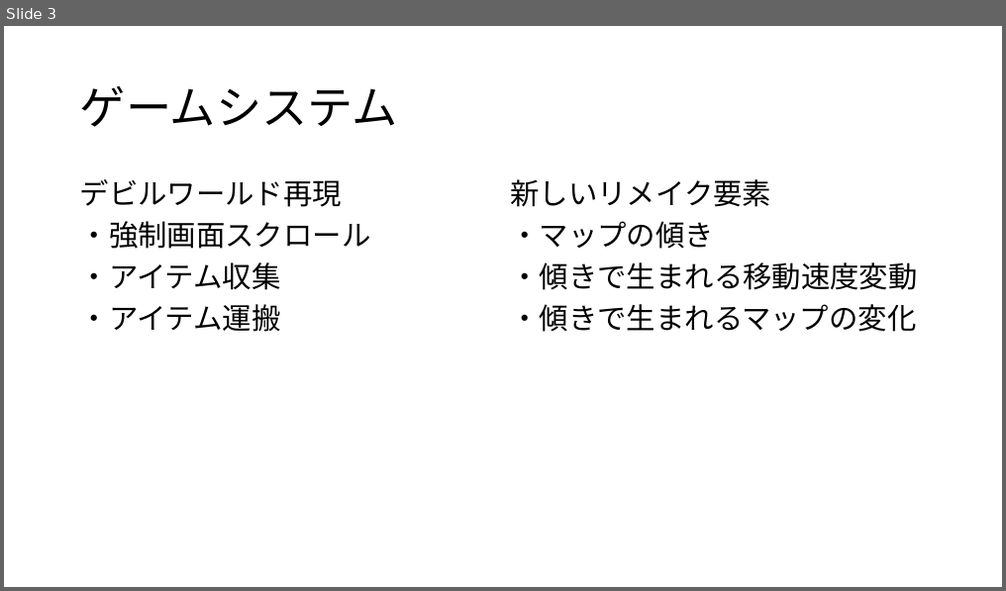
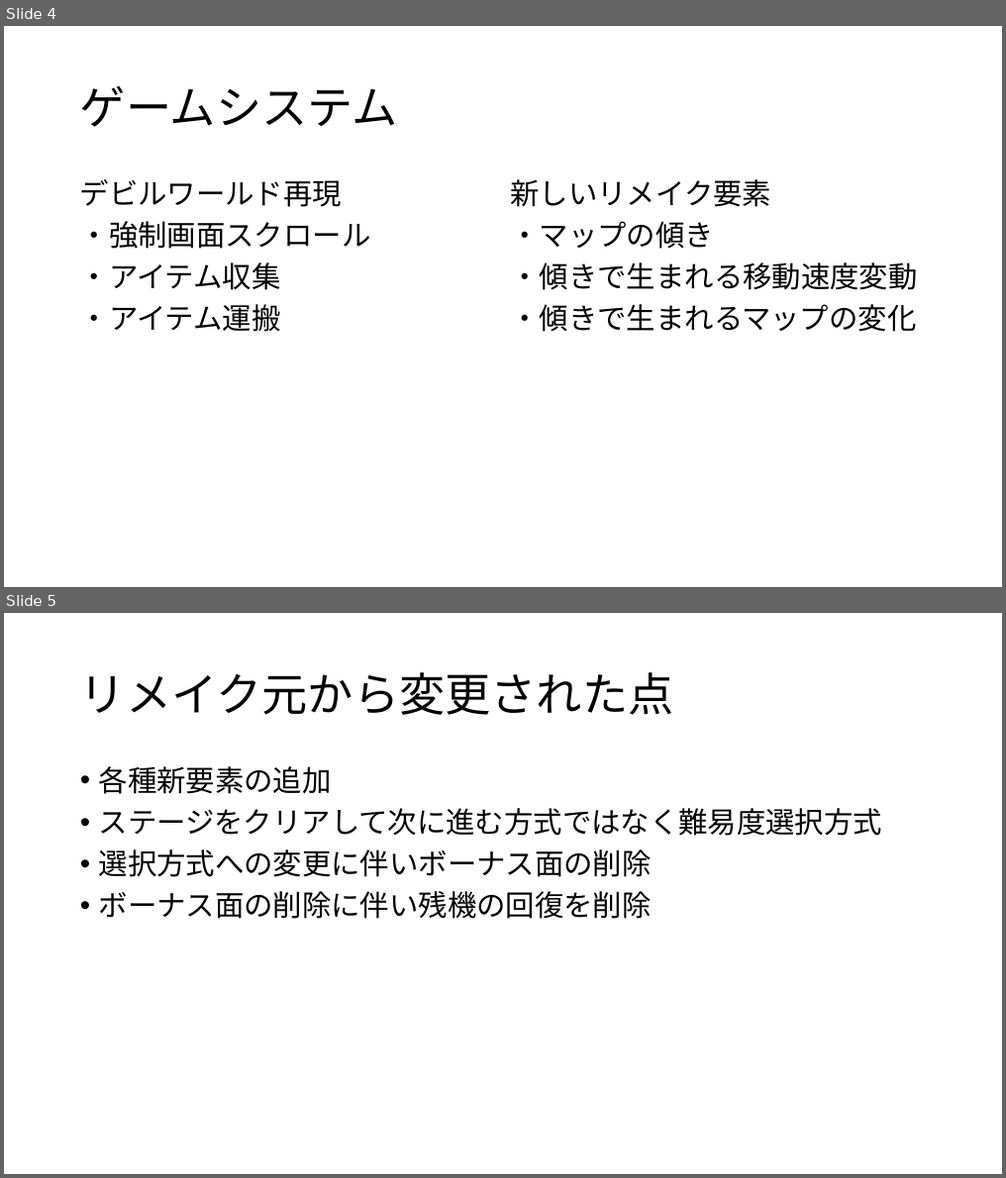
Before and after one commit to TomoyaKanazaki/Graduation, a slide deck: 03_pranning/00_本企画.pptx. Shown one above the other, each under a label of ours: slide 3 before the commit, slides 4 and 5 after it. The pictures are 1006x591 and 1006x1178 pixels, drawn with LibreOffice and Linux fonts; fonts in the diff are those of the drawing. Boxes give left, top, right and bottom in pixels: in the first picture for what was removed or moved away, otherwise in the second. Text is boxed around its words. In the diff, an @@ line names an element or a change of style, - is before the commit and + after.

```diff
--- a/03_pranning/00_本企画.pptx
+++ b/03_pranning/00_本企画.pptx
@@ slide 5 added at (4, 613, 1002, 1174), background #FFFFFF @@
@@ title added at (80, 672, 674, 715), 44 pt, text #000000 @@
+リメイク元から変更された点
@@ text added at (99, 766, 882, 919), 28 pt, text #000000 @@
+• 各種新要素の追加
+• ステージをクリアして次に進む方式ではなく難易度選択方式
+• 選択方式への変更に伴いボーナス面の削除
+• ボーナス面の削除に伴い残機の回復を削除
@@ what was slide 3 is now slide 4 @@
```
Also in this commit, not shown: 1 other slide added.
